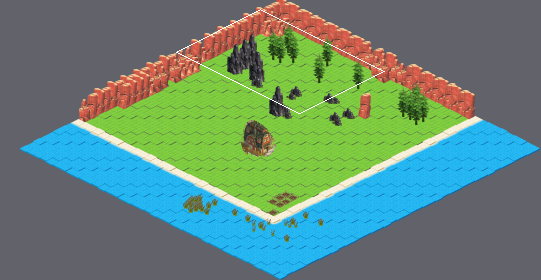
One commit to this Tiled map: klondiklon-core/src/main/resources/home.tmx. The picture above shows the old version from afar; the outline marks the close-up.
Close-up. Before the commit:
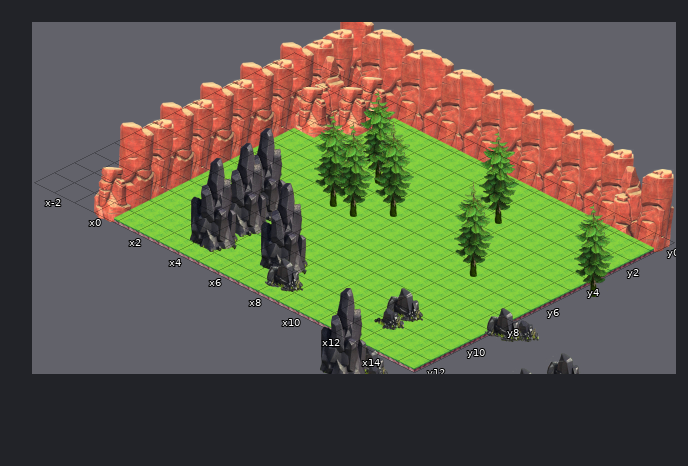
Cells are 160x80 px. Isometric: x runs down to the right, y down to the left. Shown: x -3..15, y 0..12. The commit also changed other parts of the map, which this record leaves out.
Now the later version:
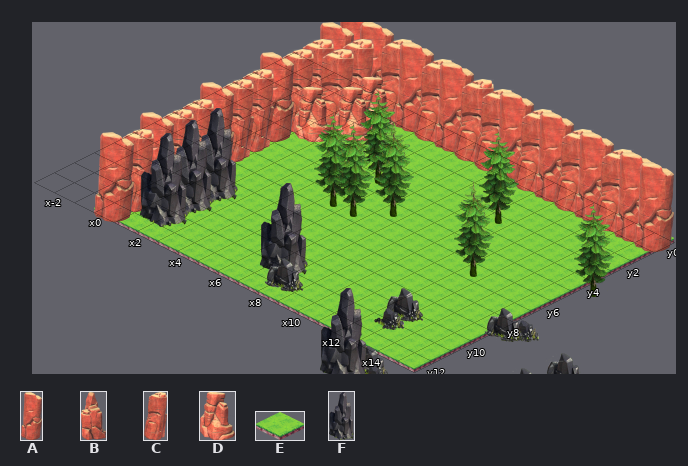
Key: from "border_rock2_large": A 0; from "border_rock3_large": B 0; from "border_rock_large": C 0; from "border_rock_medium": D 0; from "home": E 0; from "object_coal_large": F 0.
_ is an empty cell.
Objects are placed by the point they stand on, in cells (3,4 is the top-left corner of cell 3,4); size is 1x1 cell unless given.
Tiles of an added or newly shown layer are drawn over the layers below it.
Commit: Put border rocks on a second tile layer, so it looks better now.
The edit:
Layer "terrain":
Tile A becomes tile E in row 0 at x 0, 2, 4, 6, 8, 10 and 12; in row 3 at x 0; in row 5 at x 0; in row 7 at x 0; in row 9 at x 0; in row 11 at x 0.
Tile B becomes tile E in row 0 at x 14; in row 2 at x 1.
Tile C becomes tile E in row 0 at x 1, 3, 5, 7, 9, 11, 13 and 15; in rows 1 to 2 at x 0; in row 4 at x 0; in row 6 at x 0; in row 8 at x 0; in row 10 at x 0.
Tile D becomes tile E in rows 1 to 2 at x 2; in row 3 at x 1; in row 12 at x 0.
The author put tile E in row 1 at x 1.
Layer "border_rocks" (added):
The author put tile A in row 0 at x 0 to 1, 3, 5, 8, 10, 12 and 14 to 15; in row 1 at x 0; in row 4 at x 0; in row 7 at x 0; in row 10 at x 0; in row 12 at x 0.
The author put tile C in row 0 at x 2, 4, 6 to 7, 9, 11 and 13; in row 1 at x 1; in row 2 at x 0 to 1; in row 3 at x 0; in rows 5 to 6 at x 0; in rows 8 to 9 at x 0.
The author put tile C in row 11 at x 0.
The author put tile D in rows 1 to 2 at x 2; in row 3 at x 1.
Layer "objects":
Object F at 4.8,9.2 size 1.2x4.7 becomes F at 2.5,9.5 size 1.2x4.7.
Object F at 5,10.5 size 1.2x4.7 becomes F at 2.5,10.8 size 1.2x4.7.
Object F at 5,12 size 1.2x4.7 becomes F at 2.5,12 size 1.2x4.7.
Pixel boxes of the changes (left, top, right, bottom) in both close-ups:
changed: (94, 22, 674, 252)
